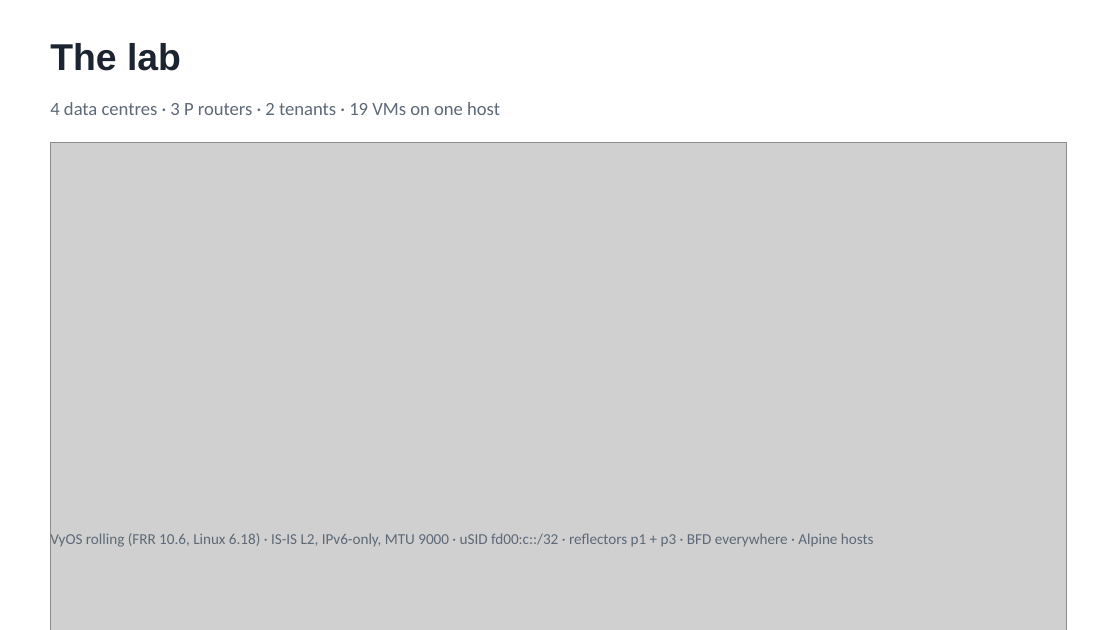
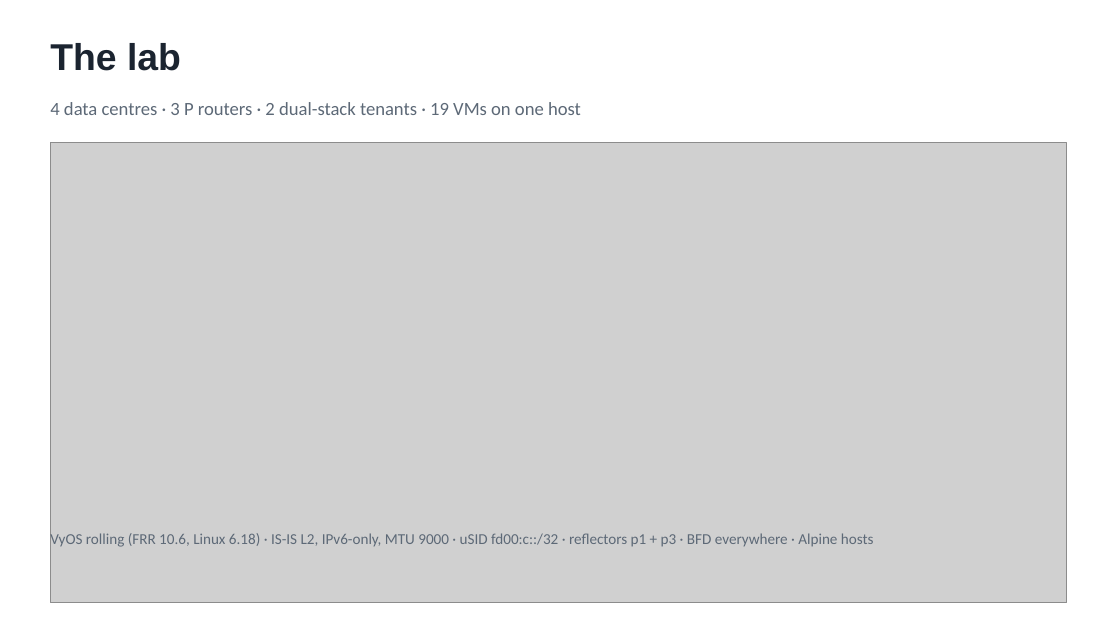
Before and after one commit to dcantor/srv6-core, a slide deck: slide 3 of docs/session/slides.pptx. Drawn at 1120x630 pixels with LibreOffice and Linux fonts; fonts in the diff are those of the drawing; grey boxes stand for pictures. Boxes give left, top, right and bottom in pixels: in the first picture for what was removed or moved away, otherwise in the second. Text is boxed around its words. In the diff, an @@ line names an element or a change of style, - is before the commit and + after.

```diff
--- a/docs/session/slides.pptx
+++ b/docs/session/slides.pptx
@@ text at [50, 102, 581, 115]: text changed @@
-4 data centres · 3 P routers · 2 tenants · 19 VMs on one host
+4 data centres · 3 P routers · 2 dual-stack tenants · 19 VMs on one host
@@ picture: place and size @@
-picture at [50, 143, 1067, 630]
+picture at [50, 143, 1067, 603]
```
Also in this commit, not shown: 8 other slides changed, 43 other files.
